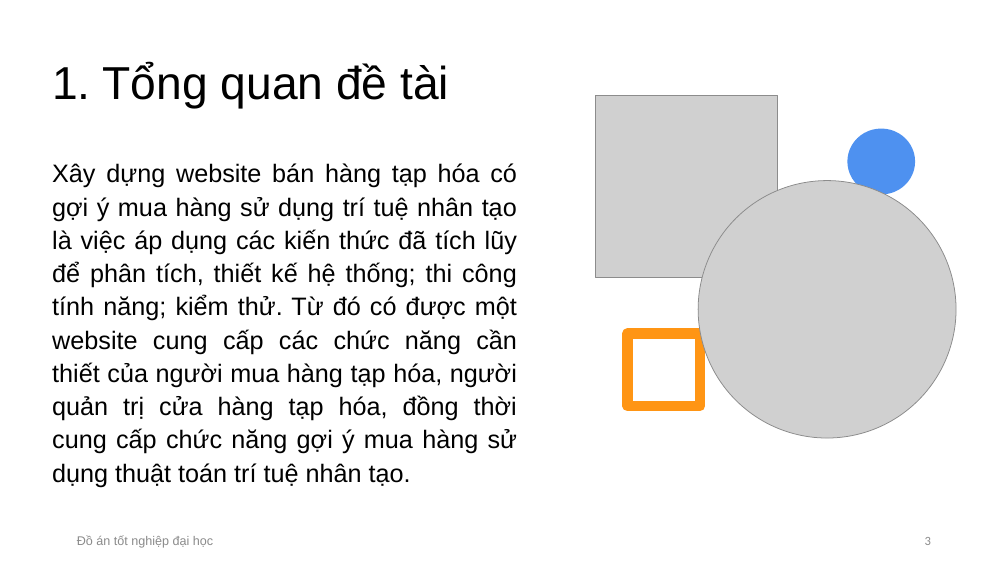
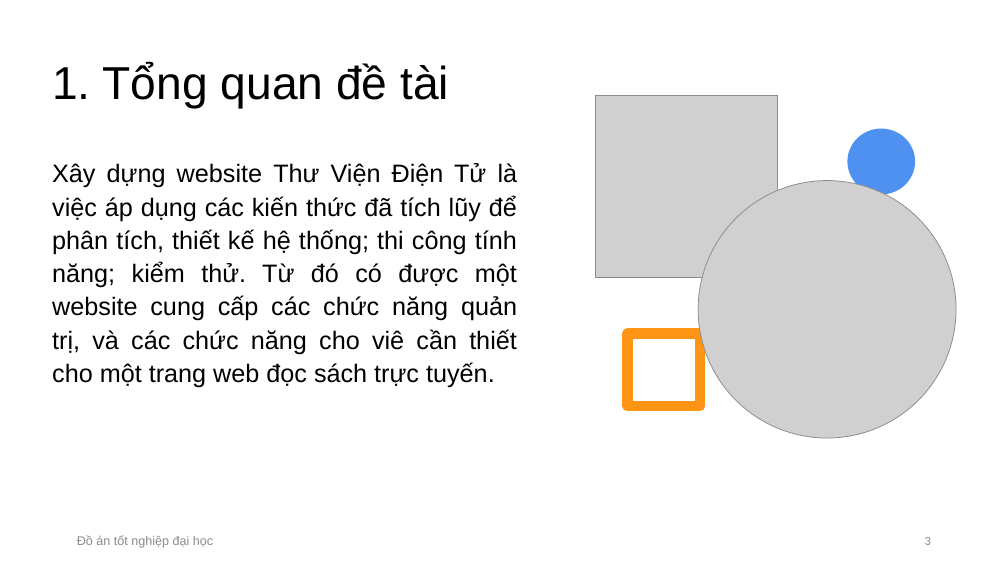
Before and after one commit to HaiPham702/do-an-tn, a slide deck: slide 3 of ThuyetTrinh.pptx. Drawn at 1008x567 pixels with LibreOffice and Linux fonts; fonts in the diff are those of the drawing; grey boxes stand for pictures. Boxes give left, top, right and bottom in pixels: in the first picture for what was removed or moved away, otherwise in the second. Text is boxed around its words. In the diff, an @@ line names an element or a change of style, - is before the commit and + after.

```diff
--- a/ThuyetTrinh.pptx
+++ b/ThuyetTrinh.pptx
@@ text at (x1=52, y1=163, x2=518, y2=388): text changed @@
-Xây dựng website bán hàng tạp hóa có gợi ý mua hàng sử dụng trí tuệ nhân tạo là việc áp dụng các kiến thức đã tích lũy để phân tích, thiết kế hệ thống; thi công tính năng; kiểm thử. Từ đó có được một website cung cấp các chức năng cần thiết của người mua hàng tạp hóa, người quản trị cửa hàng tạp hóa, đồng thời cung cấp chức năng gợi ý mua hàng sử dụng thuật toán trí tuệ nhân tạo.
+Xây dựng website Thư Viện Điện Tử là việc áp dụng các kiến thức đã tích lũy để phân tích, thiết kế hệ thống; thi công tính năng; kiểm thử. Từ đó có được một website cung cấp các chức năng quản trị, và các chức năng cho viê cần thiết cho một trang web đọc sách trực tuyến.
```
Also in this commit, not shown: 1 other slide changed, 5 other files.
